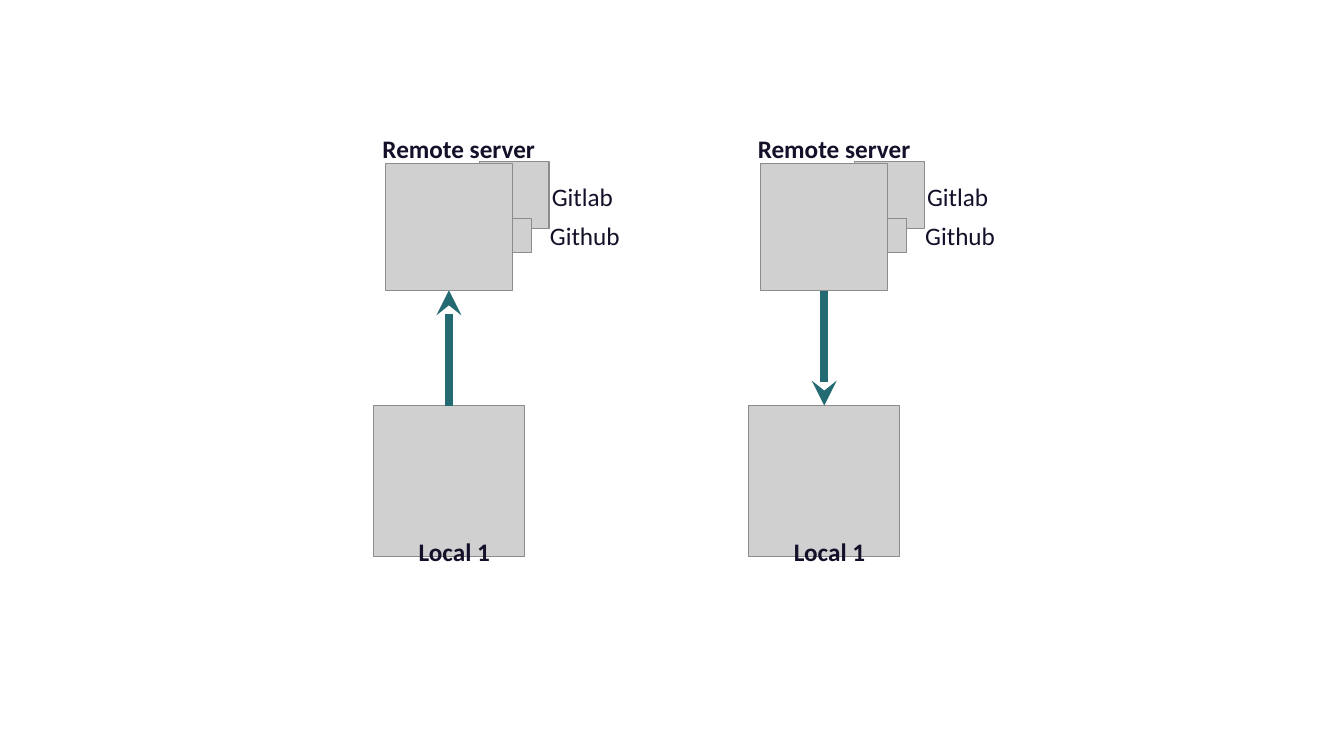
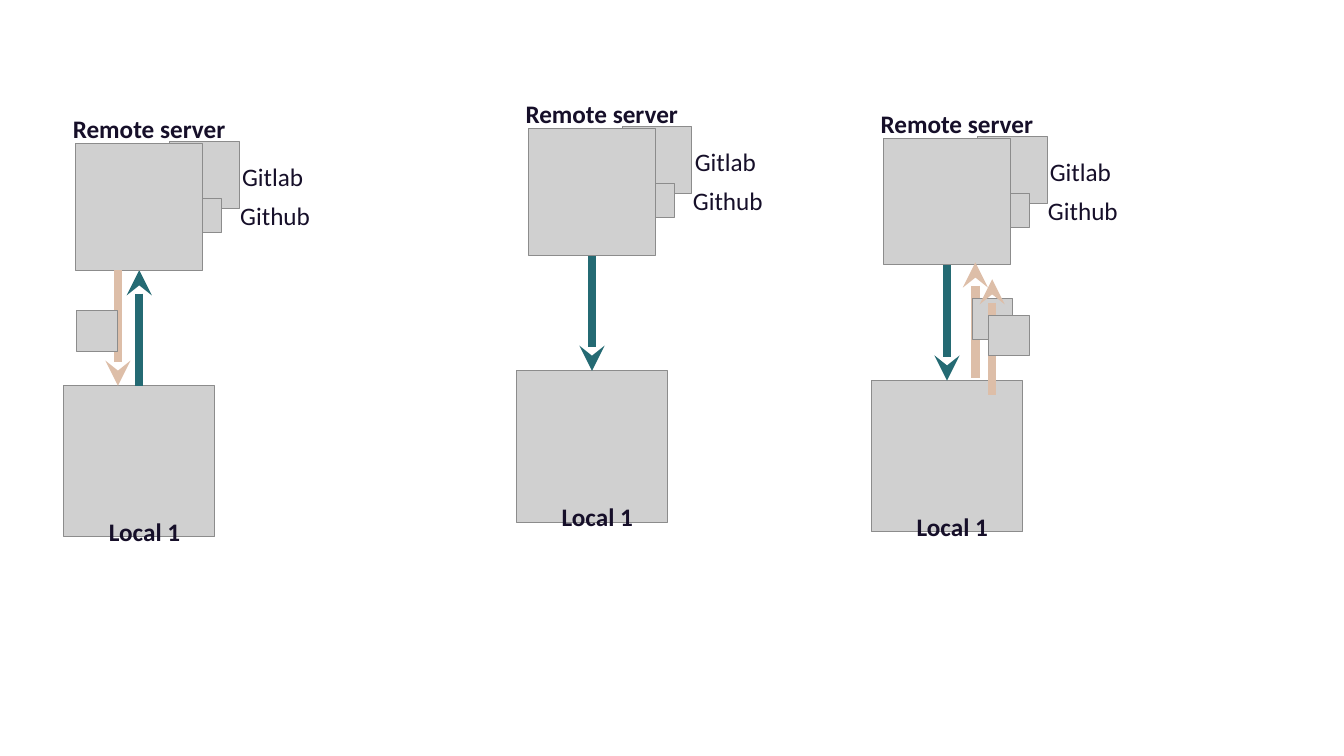
Before and after one commit to selinaZitrone/get-started-with-git, a slide deck: slide 47 of slides/img/images.pptx (slide 43 before the commit). Drawn at 1344x756 pixels with LibreOffice and Linux fonts; fonts in the diff are those of the drawing; grey boxes stand for pictures. Boxes give left, top, right and bottom in pixels: in the first picture for what was removed or moved away, otherwise in the second. Text is boxed around its words. In the diff, an @@ line names an element or a change of style, - is before the commit and + after.

```diff
--- a/slides/img/images.pptx
+++ b/slides/img/images.pptx
@@ 3 pictures, 1 text, 1 arrow: place and size @@
-3 pictures, 1 text, 1 arrow at bbox=[749, 161, 988, 558]
+3 pictures, 1 text, 1 arrow at bbox=[516, 127, 756, 522]
@@ arrow added from (118, 270) to (118, 386), #DDBEA8 6 pt @@
@@ 4 pictures, 4 texts, 1 arrow: place and size @@
-4 pictures, 4 texts, 1 arrow at bbox=[373, 141, 620, 567]
+4 pictures, 4 texts, 1 arrow at bbox=[64, 121, 310, 547]
@@ group added at bbox=[872, 116, 1118, 542]: 5 pictures, 4 texts, 2 arrows @@
+Local 1
+Remote server
+Github
+Gitlab
@@ arrow added from (992, 395) to (992, 279), #DDBEA8 6 pt @@
@@ picture added at bbox=[77, 311, 117, 351] @@
@@ picture added at bbox=[989, 316, 1029, 356] @@
@@ 3 texts, 1 picture: place and size @@
-3 texts, 1 picture at bbox=[758, 141, 995, 567]
+3 texts, 1 picture at bbox=[526, 106, 763, 532]
```
Also in this commit, not shown: 8 other slides changed, 4 slides added, 5 other files.
